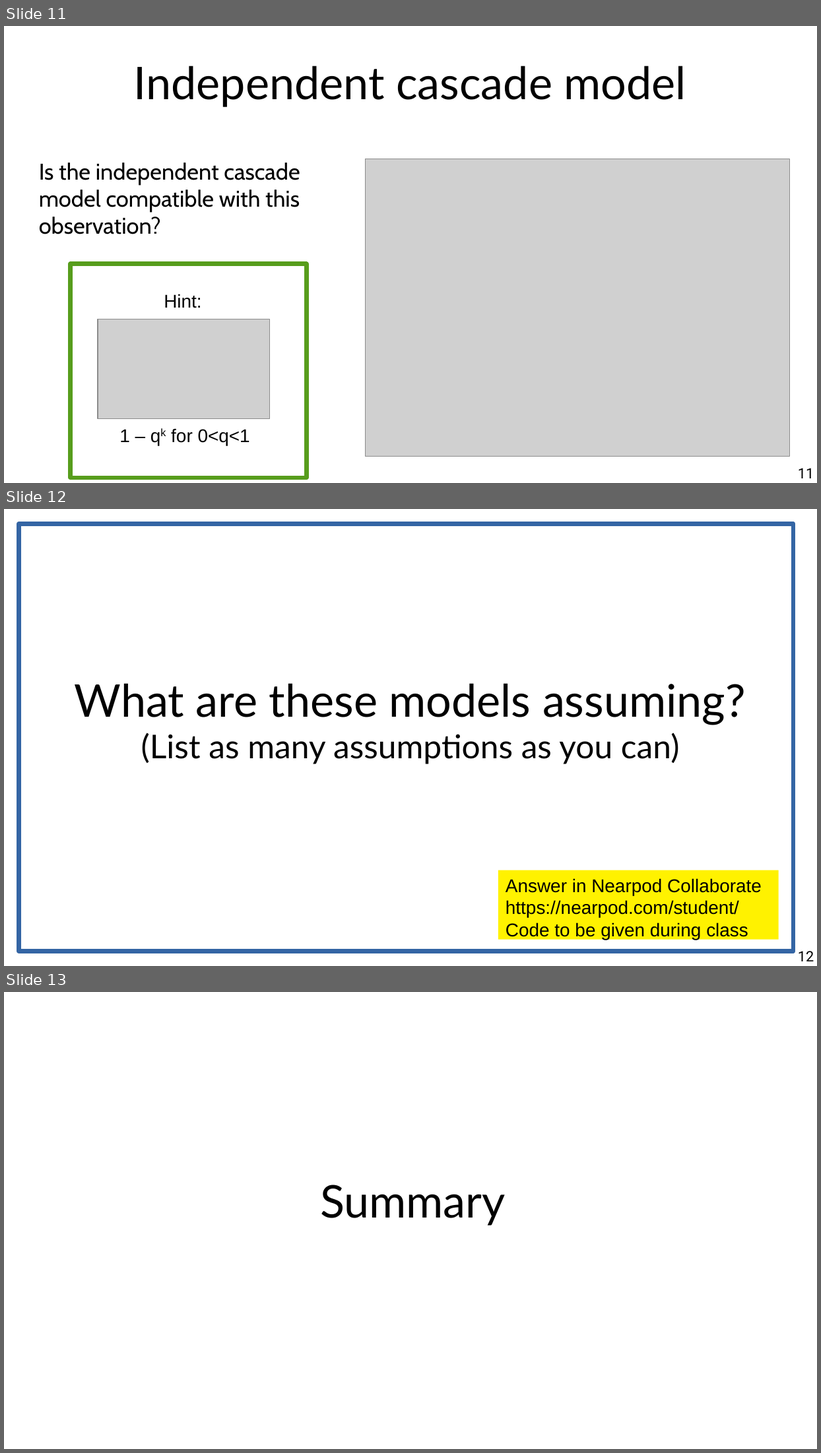
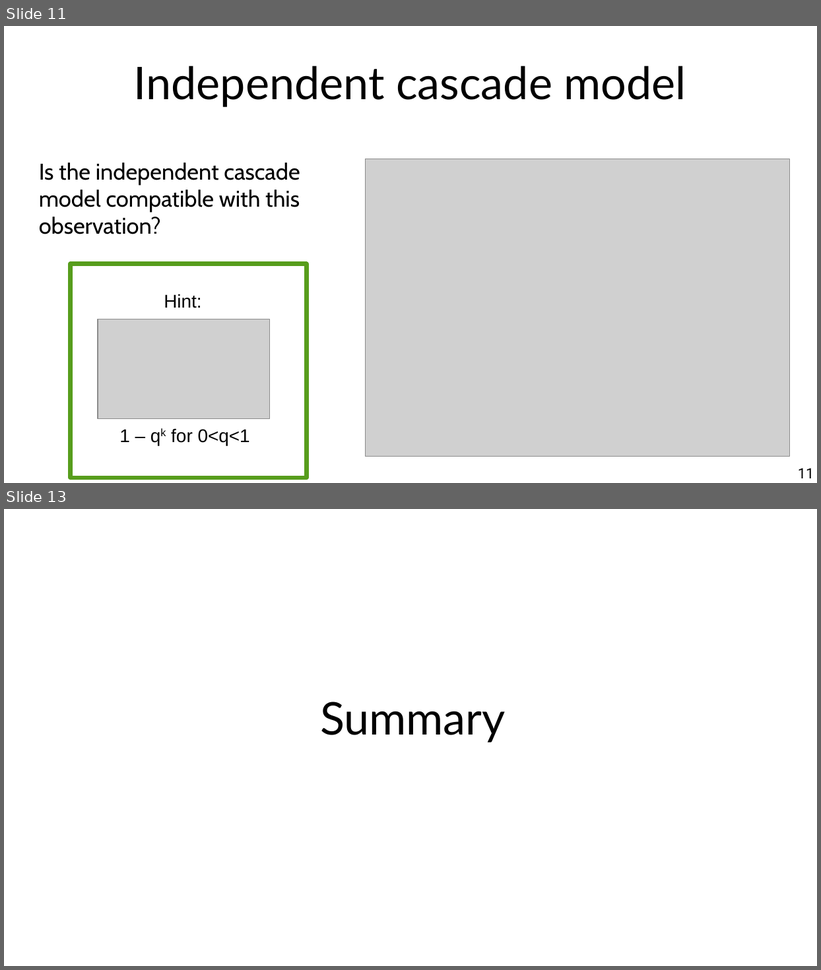
Before and after one commit to chatox/networks-science-course, a slide deck: theory/odp/tt24-models_of_influence.odp. Shown one above the other, each under a label of ours: slides 11, 12 and 13 before the commit, slides 11 and 13 after it; the slides between them are not shown. The pictures are 821x1453 and 821x970 pixels, drawn with LibreOffice and Linux fonts; fonts in the diff are those of the drawing; grey boxes stand for pictures. Boxes give left, top, right and bottom in pixels: in the first picture for what was removed or moved away, otherwise in the second. Text is boxed around its words. In the diff, an @@ line names an element or a change of style, - is before the commit and + after.

Commit message:
Finalized in-class activities

```diff
--- a/theory/odp/tt24-models_of_influence.odp
+++ b/theory/odp/tt24-models_of_influence.odp
@@ slide 12 removed at bbox=[4, 509, 817, 966], background #FFFFFF @@
@@ rectangle removed at bbox=[19, 524, 793, 952] @@
@@ title removed at bbox=[75, 683, 746, 764] @@
-What are these models assuming?
-(List as many assumptions as you can)
@@ rectangle removed at bbox=[498, 871, 779, 940] @@
-Answer in Nearpod Collaborate
-https://nearpod.com/student/
-Code to be given during class
@@ page number removed at bbox=[798, 951, 814, 962] @@
-12
```
Also in this commit, not shown: 2 slides changed, 1 slide added, 4 other files.
